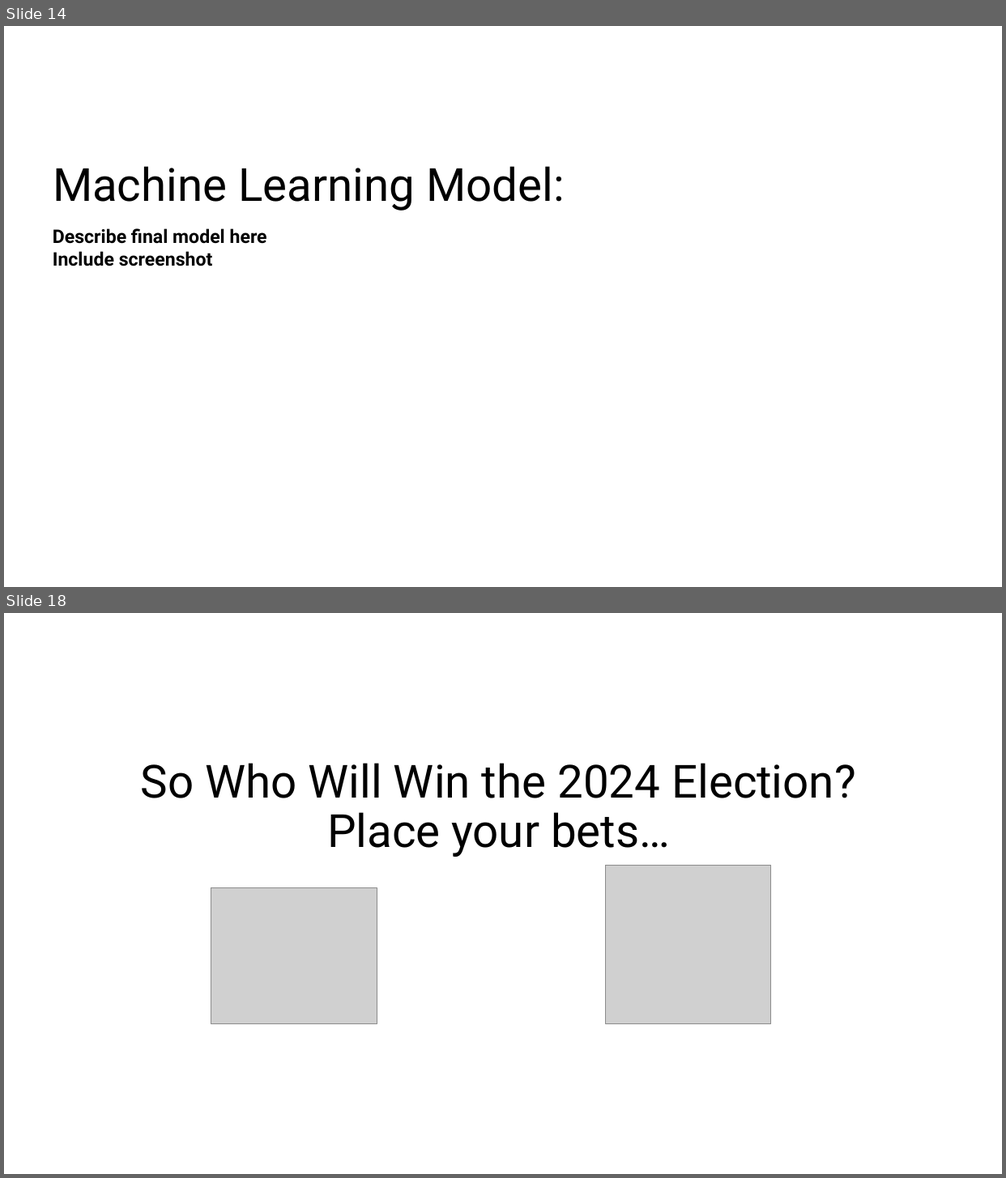
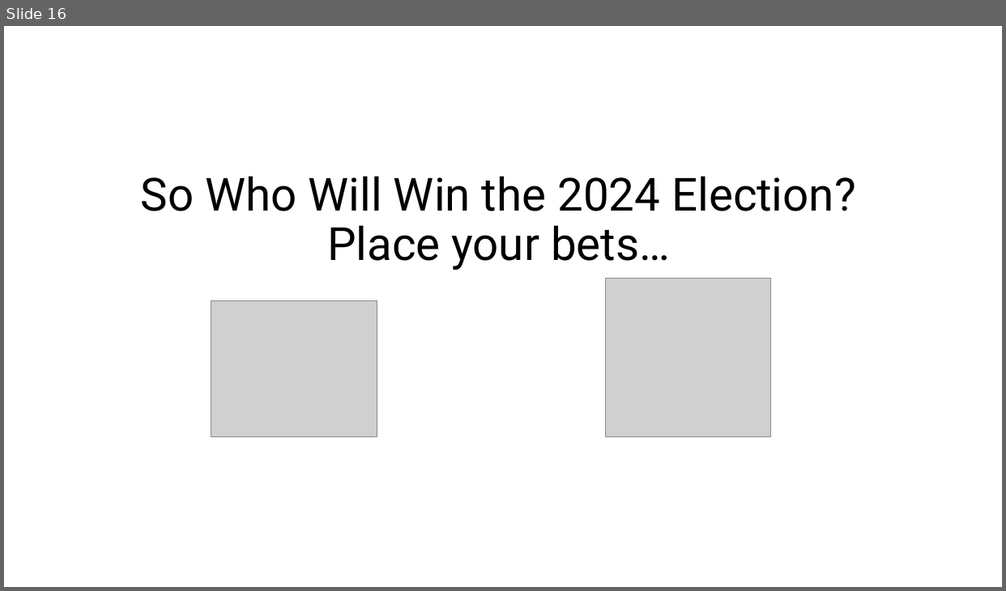
Before and after one commit to azmedtech/Election_Prediction_Project_4, a slide deck: Election_Prediction_Presentation.pptx. Shown one above the other, each under a label of ours: slides 14 and 18 before the commit, slide 16 after it; the slides between them are not shown. The pictures are 1006x1178 and 1006x591 pixels, drawn with LibreOffice and Linux fonts; fonts in the diff are those of the drawing; grey boxes stand for pictures; background and template pictures are left out. Boxes give left, top, right and bottom in pixels: in the first picture for what was removed or moved away, otherwise in the second. Text is boxed around its words. In the diff, an @@ line names an element or a change of style, - is before the commit and + after.

```diff
--- a/Election_Prediction_Presentation.pptx
+++ b/Election_Prediction_Presentation.pptx
@@ slide 14 removed at [4, 26, 1002, 587], background picture (left out) @@
@@ title removed at [53, 166, 565, 211] @@
-Machine Learning Model:
@@ text removed at [53, 228, 267, 267] @@
-Describe final model here
-Include screenshot
@@ what was slide 18 is now slide 16 @@
```
Also in this commit, not shown: 4 slides changed, 4 slides added, 6 other slides removed.
